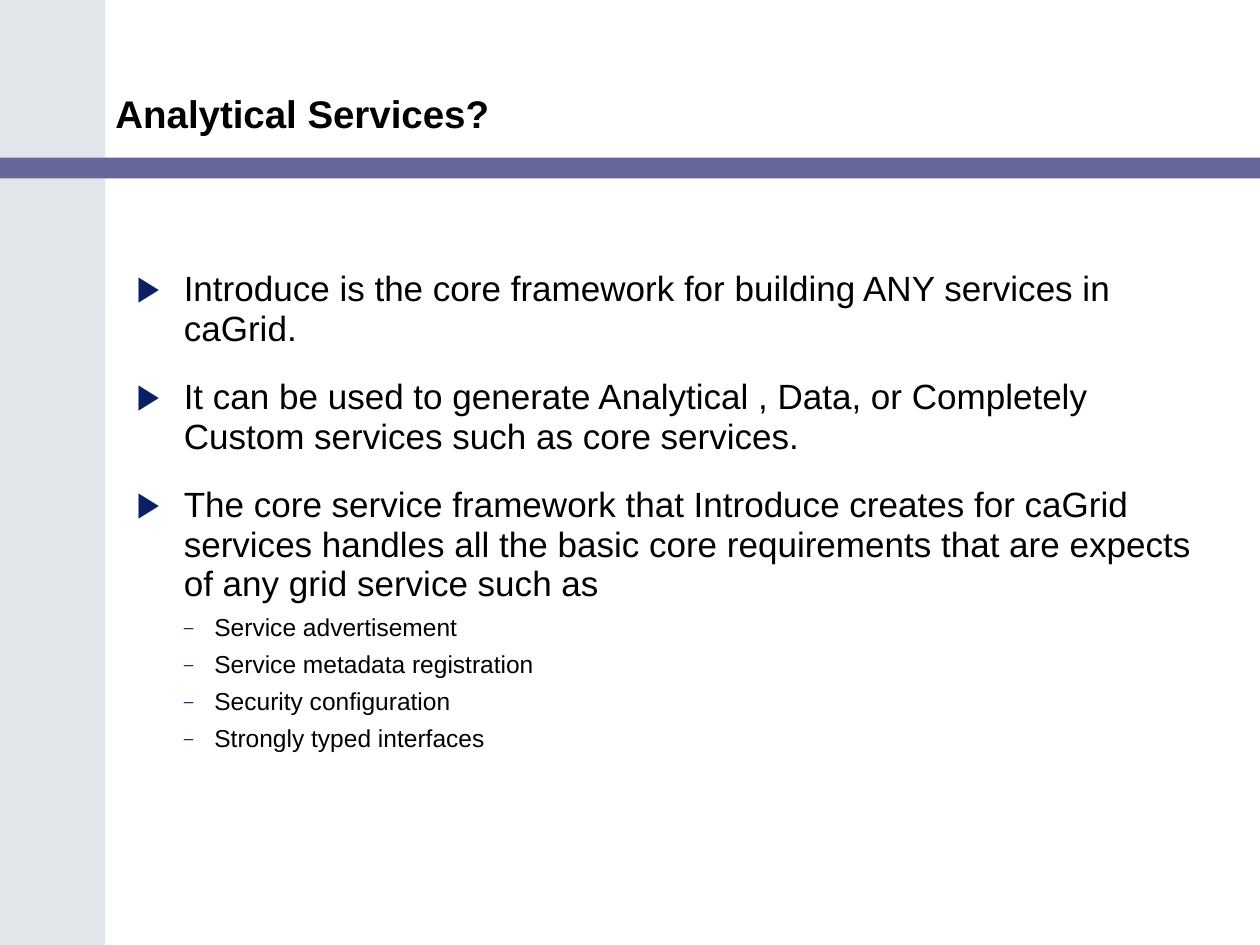
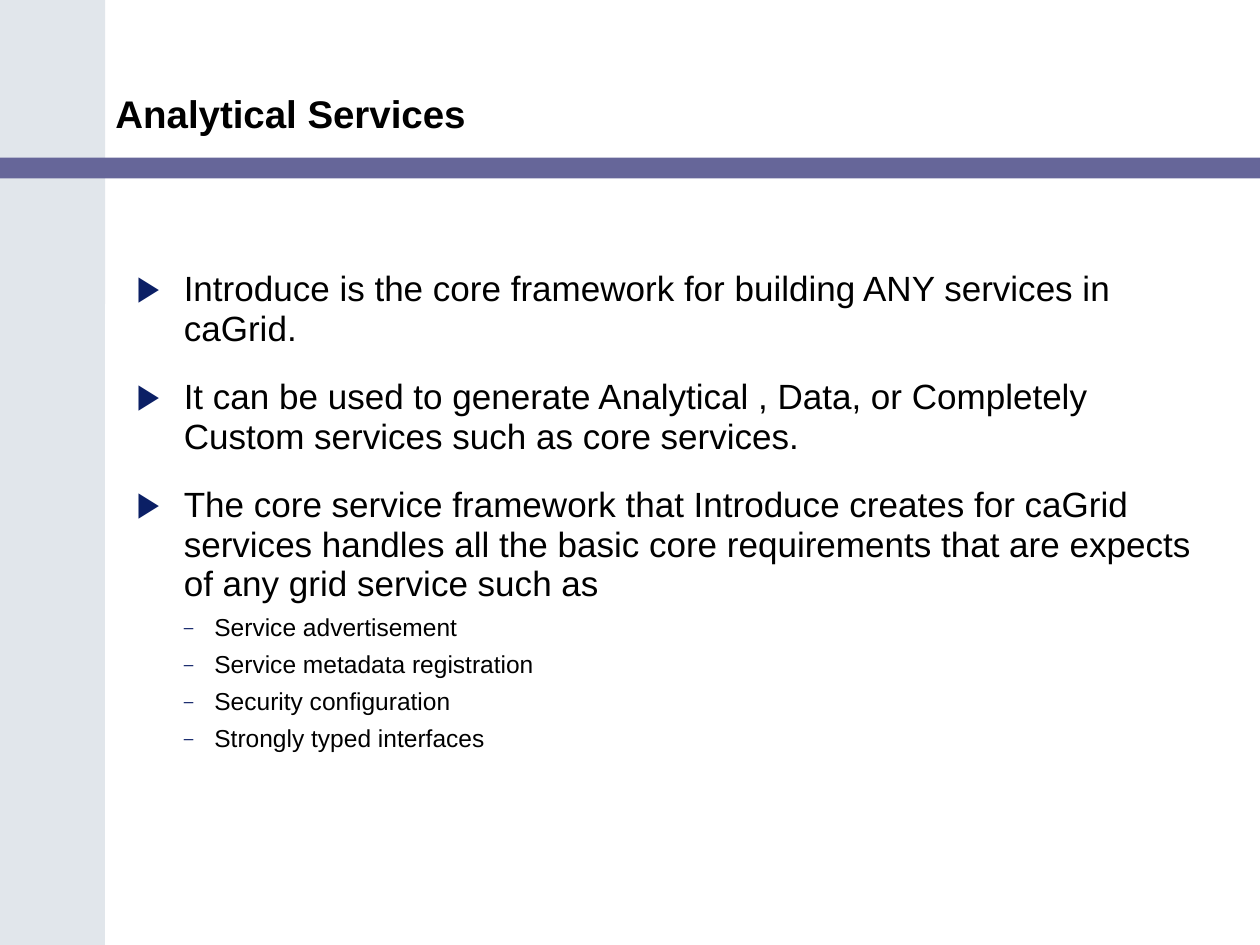
Before and after one commit to NCIP/cagrid-portal, a slide deck: slide 10 of cagrid-1-0/Documentation/presentations/200602_VCDE_ARCH/caGrid_Update_Arch_VCDE_Feb1.ppt. Drawn at 1260x945 pixels with LibreOffice and Linux fonts; fonts in the diff are those of the drawing; background and template pictures are left out. Boxes give left, top, right and bottom in pixels: in the first picture for what was removed or moved away, otherwise in the second. Text is boxed around its words. In the diff, an @@ line names an element or a change of style, - is before the commit and + after.

```diff
--- a/cagrid-1-0/Documentation/presentations/200602_VCDE_ARCH/caGrid_Update_Arch_VCDE_Feb1.ppt
+++ b/cagrid-1-0/Documentation/presentations/200602_VCDE_ARCH/caGrid_Update_Arch_VCDE_Feb1.ppt
@@ title at box(115, 100, 466, 135): text changed @@
-Analytical Services?
+Analytical Services
```
Also in this commit, not shown: 1 other slide changed, 1 slide added, 1 slide removed.
